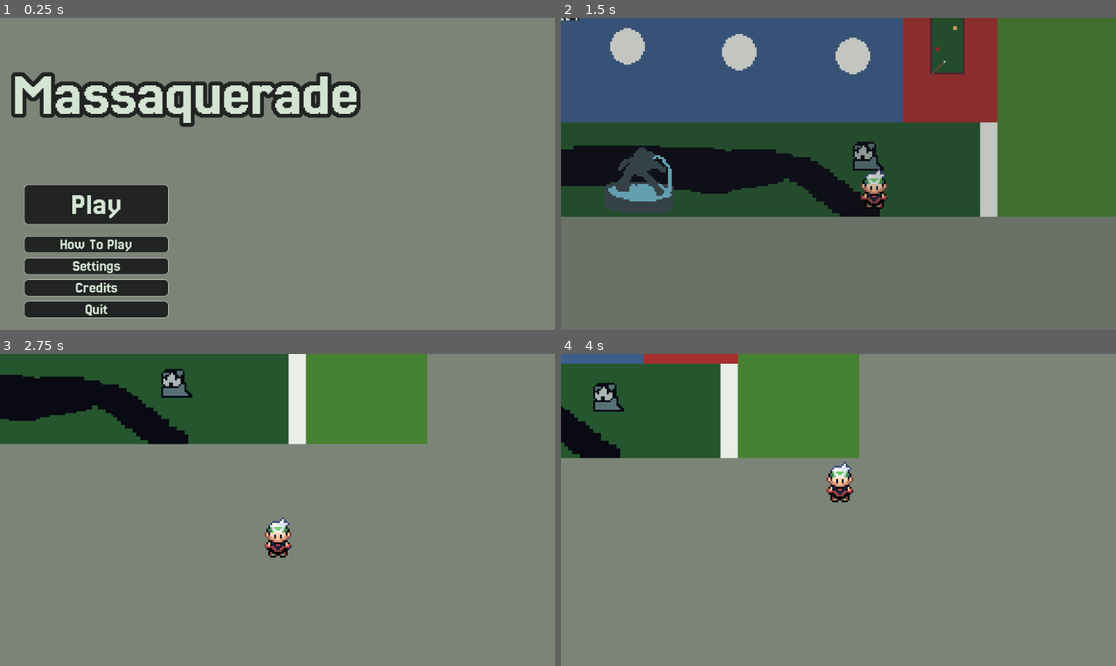
Above: before the commit, frames 1-4 (two rows, left to right).
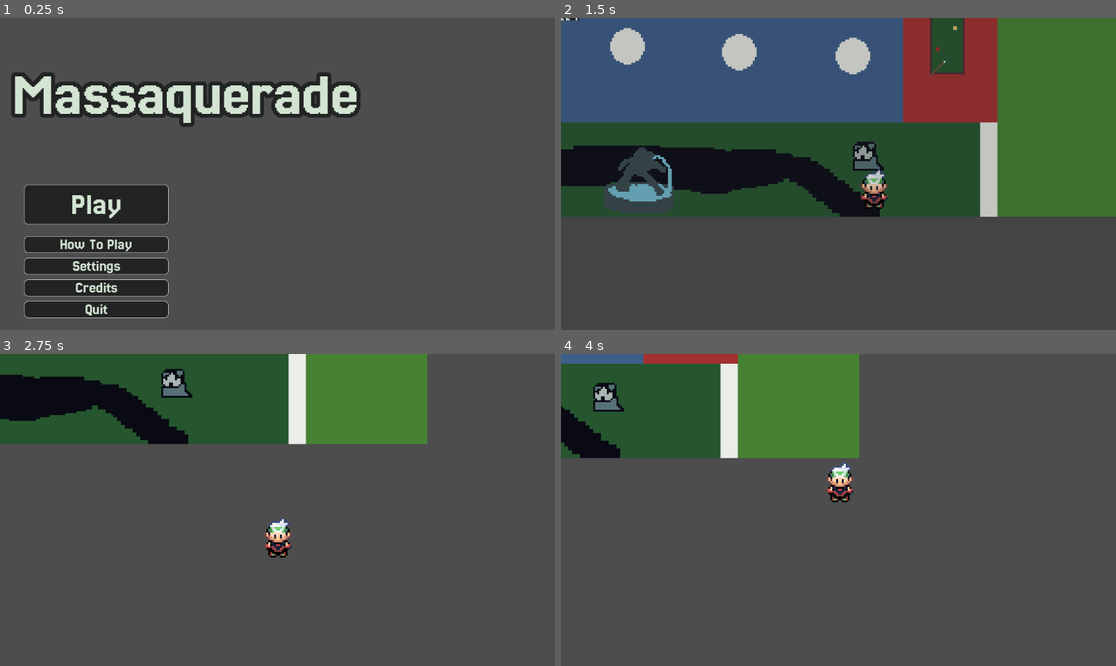
Above: after the commit, the same moments.

Repository: Rat-Haven-Studios/melon-jam-2025
Game: Godot game, scene res://1-main/Main.tscn
The game is run twice, just before and just after one commit, with the same random seed, the same clock (stepped at 60 frames per second) and the same inputs. Sound files missing from this copy of the repository are replaced by a short silence.
Inputs (mouse positions are in pixels of both pictures, inside the frame that each line leads up to):
- Up to frame 1 (0.25 s): no input
- Up to frame 2 (1.5 s): click "Play" at 0.5 s; move the mouse to (960, 158) at 1.27 s; hold D (right) from 1.28 s (still down); hold Space (alternate) from 1.28 s (still down); click (960, 158) at 1.42 s
- Up to frame 3 (2.75 s): move the mouse to (166, 525) at 2.02 s; release D (right) at 2.03 s; release Space (alternate) at 2.03 s; hold S (down) from 2.03 s (still down); tap Z (interact) at 2.1 s; click (166, 525) at 2.17 s
- Up to frame 4 (4 s): move the mouse to (894, 441) at 2.77 s; release S (down) at 2.78 s; hold D (right) 2.78-3.53 s; hold Space (alternate) 2.78-3.53 s; click (894, 441) at 2.92 s; move the mouse to (810, 572) at 3.52 s; hold W (up) from 3.53 s (still down); tap Z (interact) at 3.6 s; click (810, 572) at 3.67 s

The runs differ from the first frame. In frame 1, 84% of the frame differs, in the area x 0-100%, y 0-100%; in frame 2, 36%; in frame 3, 77%; in frame 4, 82%.

Commit message:
Update DialogueUI.tscn

Diff:
--- a/2-globals/dialogue-ui/DialogueUI.tscn
+++ b/2-globals/dialogue-ui/DialogueUI.tscn
@@ -12,9 +12,6 @@
 bg_color = Color(0.09411765, 0.11372549, 0.101960786, 1)
 corner_radius_bottom_right = 32
 corner_radius_bottom_left = 32
-
-[sub_resource type="StyleBoxFlat" id="StyleBoxFlat_3kmnt"]
-bg_color = Color(0.4862745, 0.5176471, 0.46666667, 1)
 
 [node name="DialogueUi" type="Control"]
 layout_mode = 3
@@ -85,7 +82,7 @@
 [node name="Label" type="Label" parent="UI/VBoxContainer/HBoxContainer/VBoxContainer/MarginContainer2/Panel/MarginContainer"]
 layout_mode = 2
 size_flags_vertical = 10
-text = "Bunny Man..."
+text = "Character Name"
 
 [node name="MarginContainer2" type="MarginContainer" parent="UI/VBoxContainer/HBoxContainer"]
 layout_mode = 2
@@ -121,13 +118,3 @@
 layout_mode = 2
 size_flags_vertical = 1
 text = "Text"
-
-[node name="Panel" type="Panel" parent="."]
-layout_mode = 1
-anchors_preset = 15
-anchor_right = 1.0
-anchor_bottom = 1.0
-grow_horizontal = 2
-grow_vertical = 2
-mouse_filter = 2
-theme_override_styles/panel = SubResource("StyleBoxFlat_3kmnt")
Not shown: 1 places in 2-globals/dialogue-ui/DialogueUI.tscn that only renumber resources
